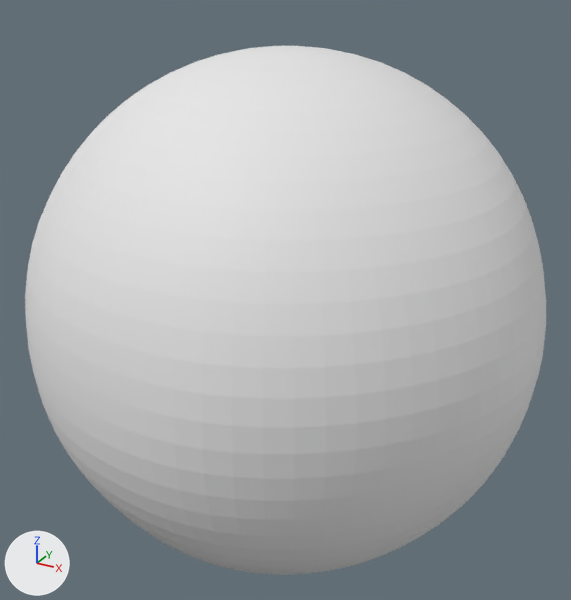
Before and after pictures for a commit that changed the COLLADA model res/models/ugly-bacteria.dae.
Camera for both pictures: a 50 mm camera at (0.781, -1.227, 0.643) aimed at (-0.001, 0.195, -0.069). Arrows for +X, +Y and +Z are at lower left; the lights stay in place.

The scene before the commit, as lines of its bpy script (objects in view):
```python
me_sphere001 = bpy.data.meshes.new('Sphere001')
me_sphere001.from_pydata(...)  # 2522 vertices, 5040 faces; spans x -0.492..0.495, y -0.492..0.495, z -0.493..0.493
me_sphere001.materials.append(mat_material__48)  # its picture is missing
ob_sphere001 = bpy.data.objects.new('Sphere001', me_sphere001)
ob_sphere001.location = (0.092, 0.021, 0.0)
```
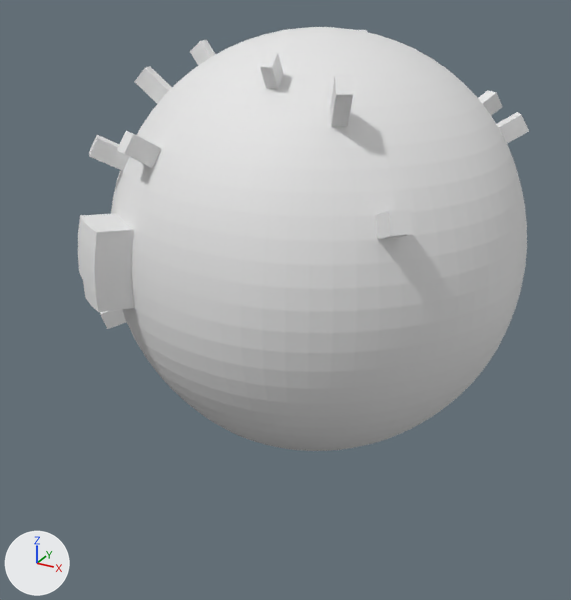
Patch to the scene script:
```diff
--- a/res/models/ugly-bacteria.dae.py
+++ b/res/models/ugly-bacteria.dae.py
@@ me_sphere001 @@
 # used by ob_sphere001; location = (0.092, 0.021, 0.0)
-me_sphere001.from_pydata(...)  # 2522 vertices, 5040 faces; spans x -0.492..0.495, y -0.492..0.495, z -0.493..0.493
+me_sphere001.from_pydata(...)  # 2618 vertices, 5232 faces; spans x -0.549..0.495, y -0.507..0.542, z -0.493..0.493
+# me_sphere001 part 1
+# 6 faces are deleted
+# 12 vertices are added at x 0.027..0.375, y -0.401..-0.266, z 0.196..0.47
+# 30 new faces join them
+# me_sphere001 part 2
+# 6 vertices are removed from x -0.276..-0.117, y -0.422..0.452, z 0.0..0.208
+# 51 faces are deleted
+# 1 vertex moves from x -0.24, y -0.421, z 0.043 to x -0.243, y -0.506, z 0.05
+# 56 vertices are added at x -0.549..-0.029, y -0.487..0.521, z -0.4..0.462
+# 7 new vertices lie (-0.018, 0.069, 0.029) away from vertices in x -0.164..-0.075, y 0.406..0.473, z 0.128..0.247
+# 7 new vertices lie (-0.041, -0.065, 0.007) away from vertices in x -0.311..-0.197, y -0.442..-0.371, z -0.043..0.128
+# 179 new faces join them
+# me_sphere001 part 3
+# 6 faces are deleted
+# 12 vertices are added at x 0.278..0.431, y 0.193..0.471, z 0.005..0.328
+# 30 new faces join them
 me_sphere001.materials.append(mat_material__48)
@@ ob_sphere001 @@
 ob_sphere001 = bpy.data.objects.new('Sphere001', me_sphere001)
-ob_sphere001.location = (0.092, 0.021, 0.0)
+ob_sphere001.location = (-0.029, 0.395, 0.0)
```

Location of each change, [x1, y1, x2, y2] in pixels of the pictures (571 x 600 px):
'Sphere001', reshaped, moved (13% narrower, 20% shorter)
    before: [25, 46, 546, 575]
    after: [78, 27, 529, 451]
part 1 of me_sphere001, built on
    before: [210, 110, 381, 333]
    after: [260, 52, 413, 239]
part 2 of me_sphere001, built on
    before: [26, 200, 79, 402]
    after: [78, 30, 367, 329]
part 3 of me_sphere001, built on
    after: [478, 90, 529, 143]
